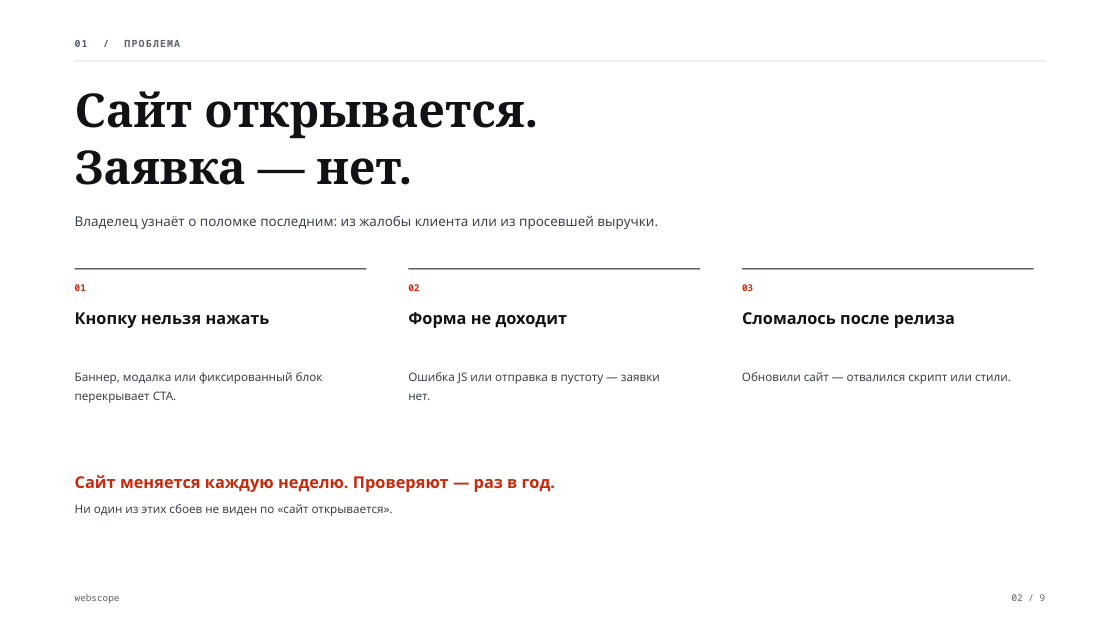
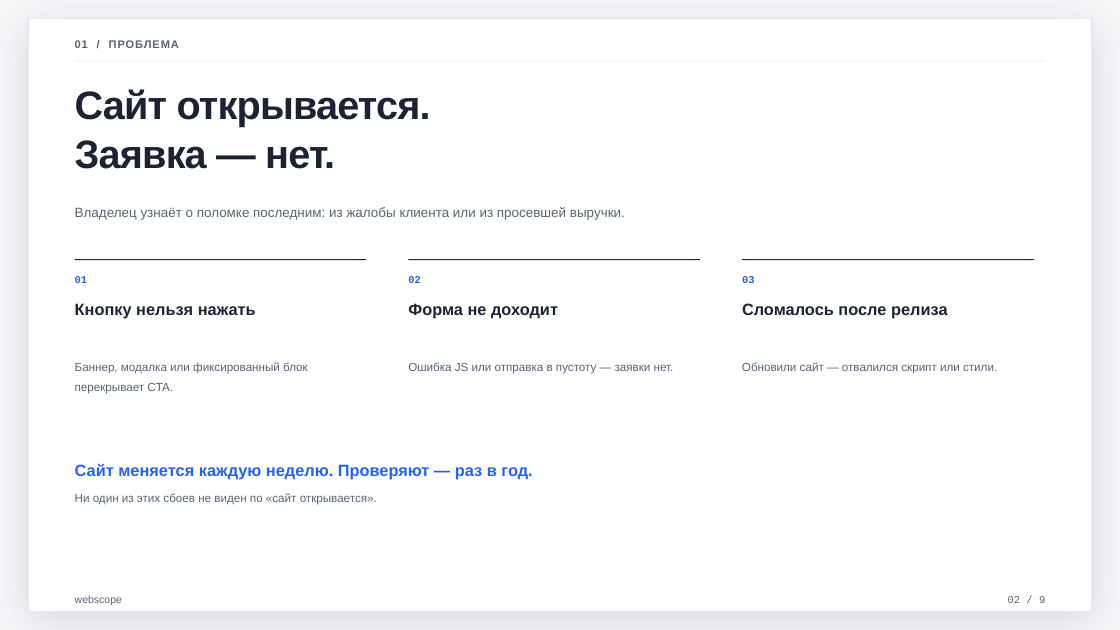
Before and after one commit to xDefox/qa-startup, a slide deck: slide 2 of pitch/webscope-pitch-3min.pptx. Drawn at 1120x630 pixels with LibreOffice and Linux fonts; fonts in the diff are those of the drawing. Boxes give left, top, right and bottom in pixels: in the first picture for what was removed or moved away, otherwise in the second. Text is boxed around its words. In the diff, an @@ line names an element or a change of style, - is before the commit and + after.

```diff
--- a/pitch/webscope-pitch-3min.pptx
+++ b/pitch/webscope-pitch-3min.pptx
@@ background #FFFFFF to #F6F7F9 @@
@@ rounded rectangle added at (28,18,1092,612), fill #FFFFFF, outline #E4E7EC 1 pt @@
@@ text "01 / ПРОБЛЕМА" at (75,40,179,48): size 8.5 to 9.5 pt, font Noto Sans Mono to Arial, text colour #5A626D to #5B6474, letter spacing 1 to 0.8 pt @@
@@ text "Сайт открывается." at (75,89,431,169): size 40 to 34 pt, font Noto Serif to Arial, text colour #101215 to #1C2333, letter spacing 0 to -0.7 pt @@
@@ 11 texts, 3 rectangles: place and size @@
-11 texts, 3 rectangles at (75,216,1033,516)
+11 texts, 3 rectangles at (75,207,1033,505)
@@ fill #101215 to #1C2333 in 3 elements at (75,259,366,260), (408,259,700,260), (742,259,1033,260) @@
@@ font Noto Sans to Arial, text colour #101215 to #1C2333 in 3 elements at (75,303,256,319), (408,303,558,319), (742,303,948,319) @@
@@ size 8 to 9 pt, font Noto Sans Mono to Courier New, text colour #C9280B to #2563EB in 3 elements at (75,276,88,283), (408,276,421,283), (742,276,755,283) @@
@@ font Noto Sans to Arial, text colour #3C434D to #5B6474 in 5 elements at (75,207,625,220), (75,362,308,394), (742,362,997,374), (75,493,377,505), (408,362,674,374) @@
@@ text "Ошибка JS или отправка в ...": place and size @@
-text "Ошибка JS или отправка в ..." at (408,372,660,400)
+text "Ошибка JS или отправка в ..." at (408,362,674,374)
@@ text "Сайт меняется каждую неделю. Проверяют ..." at (75,464,532,480): font Noto Sans to Arial, text colour #C9280B to #2563EB @@
@@ text "webscope" at (75,595,122,605): size 8 to 9 pt, font Noto Sans Mono to Arial, text colour #5A626D to #5B6474 @@
@@ text "02 / 9" at (1008,596,1045,603): size 8 to 9 pt, font Noto Sans Mono to Courier New, text colour #5A626D to #5B6474 @@
```
Also in this commit, not shown: 8 other slides changed, 4 slides added, 19 other files.
